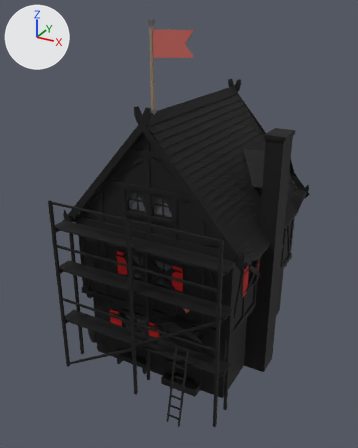
Before and after pictures for a commit that changed the glTF model game/assets/modelle/gebaeude/neubau/wohnhaus_elb_s2_g1.glb.
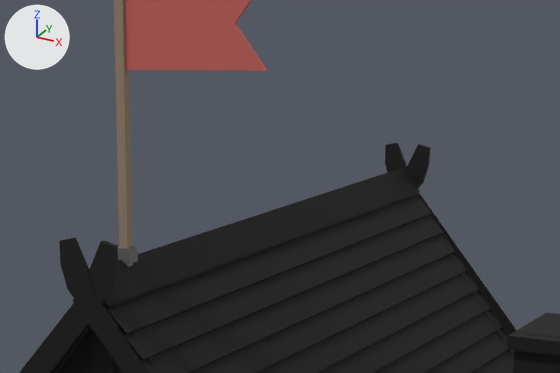
The first picture shows the older version from a 50 mm lens placed at (7.56, -14.65, 11.95), pointed at (-0.02, -0.87, 5.06). The close-ups show the older and then the newer version on the part from 33% to 78% of the width and 8% to 32% of the height of that picture. Only the edits that show in the close-ups are written down. Every picture has the same lights, and +X, +Y and +Z are marked at upper left. Vertices at exactly the same position are counted once.

Script lines for the objects in view, before the commit:
```python
me_dach = bpy.data.meshes.new('Dach')
me_dach.from_pydata(...)  # 659 vertices, 793 faces; spans x -3.3..3.3, y -3.06..3.53, z 4.69..9.41
# faces by material slot: [322, 446, 6, 19]
me_dach.materials.append(mat_dachziegel)
me_dach.materials.append(mat_fachwerk)
me_dach.materials.append(mat_firstziegel)
me_dach.materials.append(mat_lehmputz)
me_fahne = bpy.data.meshes.new('Fahne')
me_fahne.from_pydata(...)  # 38 vertices, 56 faces; spans x -0.07..1.29, y -2.52..-2.38, z 9.07..11.63
# faces by material slot: [16, 24, 16]
me_fahne.materials.append(mat_holz)  # brown #95816c
me_fahne.materials.append(mat_eisen)  # dark grey #616165
me_fahne.materials.append(mat_hausfarbe)  # red #c46159
me_haus = bpy.data.meshes.new('Haus')
me_haus.from_pydata(...)  # 2704 vertices, 2781 faces; spans x -3.31..3.42, y -3.3..3.39, z -0.12..8.99
# faces by material slot: [257, 500, 2024]
me_haus.materials.append(mat_lehmputz)
me_haus.materials.append(mat_bruchstein)
me_haus.materials.append(mat_fachwerk)
ob_dach = bpy.data.objects.new('Dach', me_dach)
ob_dach.location = (0.0, 0.0, 0.0)
ob_fahne = bpy.data.objects.new('Fahne', me_fahne)
ob_fahne.location = (0.0, 0.0, 0.0)
ob_haus = bpy.data.objects.new('Haus', me_haus)
ob_haus.location = (0.0, 0.0, 0.0)
```
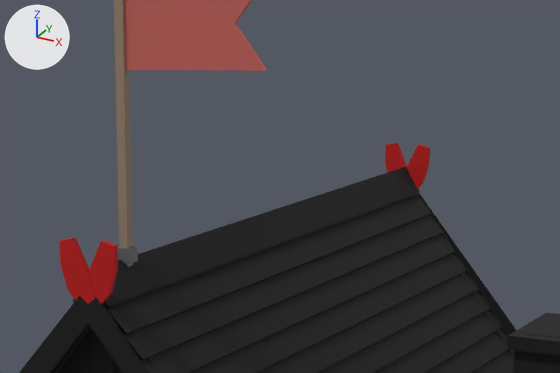
The edits, one by one:
me_dach has 659 vertices, 793 faces and spans x -3.3..3.3, y -3.06..3.53, z 4.69..9.41.
me_dach is used by ob_dach; location (0.0, 0.0, 0.0).
me_dach part 1: 104 faces centred in x -0.26..0.26, y -3.05..3.53, z 8.9..9.4 are repainted in the vertex colours; the middle colour goes from black #000000 to red #ff0000.

Location of each change, [x1, y1, x2, y2] in pixels of the close-ups (560 x 373 px):
part 1 of me_dach, recoloured
    both: [59, 143, 430, 304]
